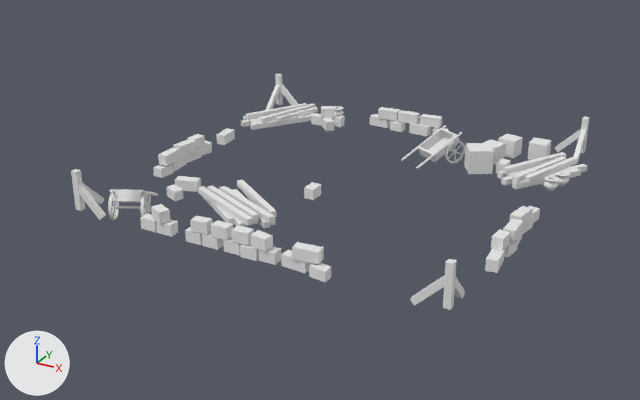
What one commit did to the COLLADA model binaries/data/mods/public/art/meshes/structural/found_6x6_a.dae.
Rendered twice from a 50 mm camera at (0.677, -1.34, 0.615) aimed at (-0.031, -0.053, -0.029). The axes (+X, +Y, +Z) are drawn at lower left. The lights are the same throughout.

The first picture shows 'Object10-Pivot'.
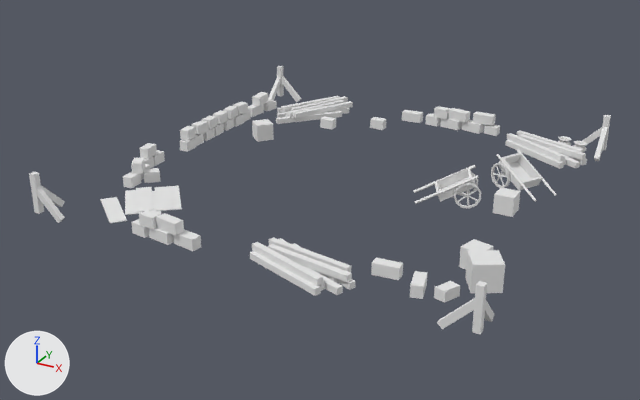
What differs and where, as boxes (x1, y1, x2, y2) in the pictures (640 x 400 px; the box of a moved part takes in the faces that stretch with it):
'Object10-Pivot', reshaped, moved, turned
    before: (71, 73, 590, 310)
    after: (29, 66, 611, 334)
part 1 of me_object10mesh, moved or reshaped
    before: (543, 176, 559, 191)
    after: (573, 141, 587, 152)
part 2 of me_object10mesh, moved or reshaped
    before: (417, 128, 460, 162)
    after: (498, 153, 542, 190)
part 3 of me_object10mesh, moved or reshaped
    before: (445, 140, 465, 163)
    after: (491, 163, 510, 188)
part 4 of me_object10mesh, moved or reshaped
    before: (112, 189, 151, 203)
    after: (435, 167, 476, 202)
part 5 of me_object10mesh, moved or reshaped
    before: (112, 205, 148, 209)
    after: (465, 191, 470, 198)
part 6 of me_object10mesh, moved or reshaped
    before: (140, 193, 150, 217)
    after: (458, 173, 478, 196)
part 7 of me_object10mesh, moved or reshaped
    before: (108, 193, 119, 220)
    after: (454, 183, 481, 209)
part 8 of me_object10mesh, moved or reshaped
    before: (573, 129, 586, 164)
    after: (484, 301, 494, 322)
part 9 of me_object10mesh, moved or reshaped
    before: (581, 117, 590, 153)
    after: (472, 281, 487, 334)
part 10 of me_object10mesh, moved or reshaped
    before: (555, 129, 581, 152)
    after: (437, 298, 475, 329)
part 11 of me_object10mesh, moved or reshaped
    before: (555, 171, 570, 186)
    after: (558, 136, 572, 146)
part 12 of me_object10mesh, deleted
    before: (71, 73, 588, 310)
part 13 of me_object10mesh, added
    after: (29, 66, 611, 303)

What changed in the scene script:
```text
Change me_object10mesh:
    used by ob_object10_pivot; parent = ob_object10; location = (0.309, 1.109, 0.0); rotation_euler = (0.0, 0.0, 0.436), in degrees (0, 0, 25)
    remove me_object10mesh.from_pydata(...)  # 1202 vertices, 1726 faces; spans x -1.217..-0.287, y -1.342..-0.398, z -0.009..0.07
    add me_object10mesh.from_pydata(...)  # 1162 vertices, 1652 faces; spans x -0.541..0.546, y -0.07..0.009, z -0.548..0.536
    me_object10mesh part 1: the loose piece of 48 vertices spanning x -0.534..-0.507, y -0.609..-0.585, z 0.0..0.021 is multiplied about its middle by the matrix ((-0.174, -0.985, 0.0), (0.0, 0.0, -1.0), (0.985, -0.174, 0.0)), then moved by (0.561, 0.587, 0.462)
    me_object10mesh part 2: the loose piece of 17 vertices spanning x -0.762..-0.715, y -0.711..-0.645, z 0.009..0.055 is multiplied about its middle by the matrix ((-0.174, -0.985, 0.0), (0.0, 0.0, -1.0), (0.985, -0.174, 0.0)), then moved by (0.887, 0.646, 0.232)
    me_object10mesh part 3: the loose piece of 44 vertices spanning x -0.715..-0.71, y -0.682..-0.636, z 0.0..0.045 is multiplied about its middle by the matrix ((-0.174, -0.985, 0.0), (0.0, 0.0, -1.0), (0.985, -0.174, 0.0)), then moved by (0.847, 0.636, 0.212)
    me_object10mesh part 4: the loose piece of 17 vertices spanning x -0.844..-0.763, y -1.302..-1.226, z 0.009..0.055 is multiplied about its middle by the matrix ((-0.174, -0.985, 0.0), (0.0, 0.0, -1.0), (0.985, -0.174, 0.0)), then moved by (0.963, 1.233, 0.097)
    me_object10mesh part 5: the loose piece of 12 vertices spanning x -0.806..-0.768, y -1.301..-1.25, z 0.019..0.024 is multiplied about its middle by the matrix ((-0.174, -0.985, 0.0), (0.0, 0.0, -1.0), (0.985, -0.174, 0.0)), then moved by (0.955, 1.254, 0.126)
    me_object10mesh part 6: the loose piece of 44 vertices spanning x -0.793..-0.753, y -1.269..-1.239, z 0.0..0.045 is multiplied about its middle by the matrix ((-0.174, -0.985, 0.0), (0.0, 0.0, -1.0), (0.985, -0.174, 0.0)), then moved by (0.917, 1.231, 0.135)
    me_object10mesh part 7: the loose piece of 44 vertices spanning x -0.823..-0.783, y -1.312..-1.282, z 0.0..0.045 is multiplied about its middle by the matrix ((-0.174, -0.985, 0.0), (0.0, 0.0, -1.0), (0.985, -0.174, 0.0)), then moved by (0.995, 1.274, 0.112)
    me_object10mesh part 8: the loose piece of 8 vertices spanning x -0.635..-0.598, y -0.455..-0.401, z -0.009..0.049 is multiplied about its middle by the matrix ((-0.985, 0.174, 0.0), (0.0, 0.0, -1.0), (-0.174, -0.985, 0.0)), then moved by (1.139, 0.408, -0.049)
    me_object10mesh part 9: the loose piece of 8 vertices spanning x -0.637..-0.622, y -0.414..-0.398, z 0.0..0.07 is multiplied about its middle by the matrix ((0.174, 0.985, 0.0), (0.0, 0.0, -1.0), (-0.985, 0.174, 0.0)), then moved by (1.168, 0.371, -0.082)
    me_object10mesh part 10: the loose piece of 8 vertices spanning x -0.678..-0.623, y -0.436..-0.4, z -0.009..0.049 is multiplied about its middle by the matrix ((0.985, -0.174, 0.0), (0.0, 0.0, -1.0), (0.174, 0.985, 0.0)), then moved by (1.169, 0.398, -0.084)
    me_object10mesh part 11: the loose piece of 48 vertices spanning x -0.541..-0.514, y -0.575..-0.551, z 0.0..0.021 is multiplied about its middle by the matrix ((-0.174, -0.985, 0.0), (0.0, 0.0, -1.0), (0.985, -0.174, 0.0)), then moved by (0.536, 0.553, 0.449)
    me_object10mesh part 12: 101 loose pieces with 848 vertices, spanning x -1.217..-0.287, y -1.342..-0.473, z -0.009..0.07, are deleted
    me_object10mesh part 13: 808 vertices added at x -0.541..0.464, y -0.07..0.009, z -0.548..0.536
Change ob_object10_pivot:
    remove ob_object10_pivot.parent = ob_object10
    ob_object10_pivot.location: (0.309, 1.109, 0.0) -> (0.0, 0.0, 0.0)
    ob_object10_pivot.rotation_euler: (0.0, 0.0, 0.436) -> (-1.571, 0.0, -0.698)  # degrees (0, 0, 25) -> degrees (-90, 0, -40)
```
